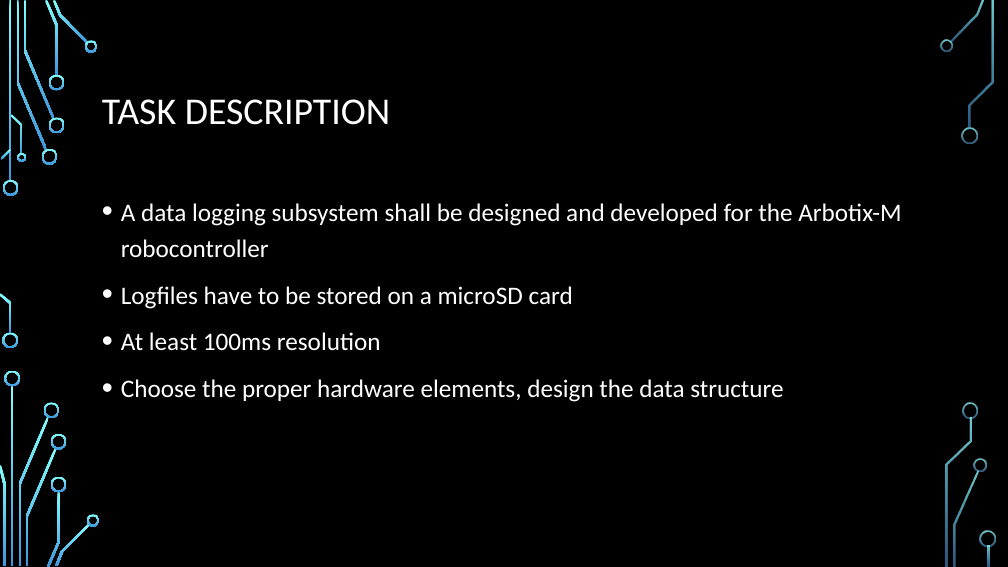
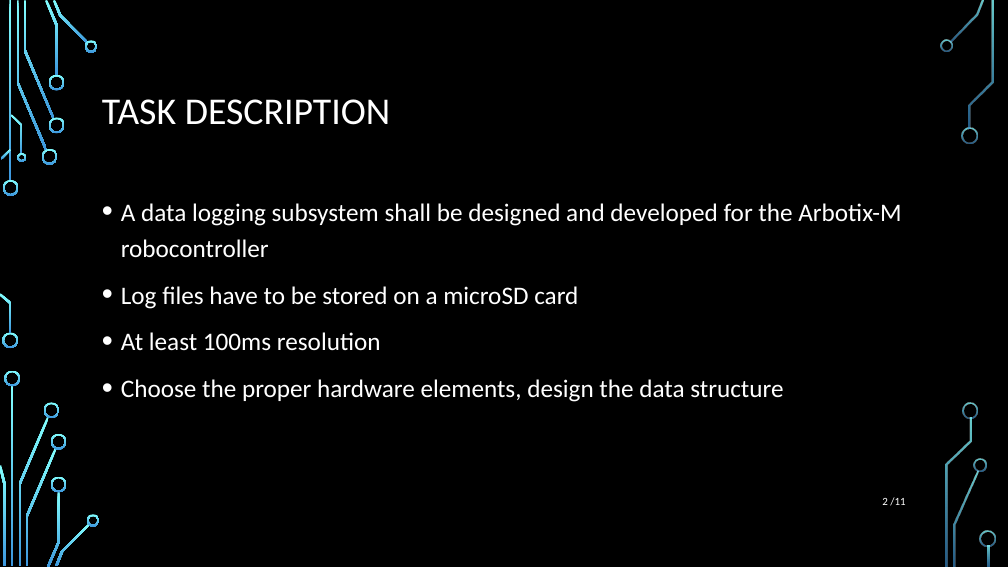
Before and after one commit to tdomi/Onlab, a slide deck: slide 2 of RHNFAE_onlab.pptx. Drawn at 1008x567 pixels with LibreOffice and Linux fonts; fonts in the diff are those of the drawing; background and template pictures are left out. Boxes give left, top, right and bottom in pixels: in the first picture for what was removed or moved away, otherwise in the second. Text is boxed around its words. In the diff, an @@ line names an element or a change of style, - is before the commit and + after.

```diff
--- a/RHNFAE_onlab.pptx
+++ b/RHNFAE_onlab.pptx
@@ text at [121, 286, 578, 309]: spaces changed @@
-• Logfiles have to be stored on a microSD card
+• Log files have to be stored on a microSD card
@@ page number added at [882, 497, 905, 506], 10.5 pt, text #FFFFFF @@
+2 /11
```
Also in this commit, not shown: 10 other slides changed, 1 other file.
